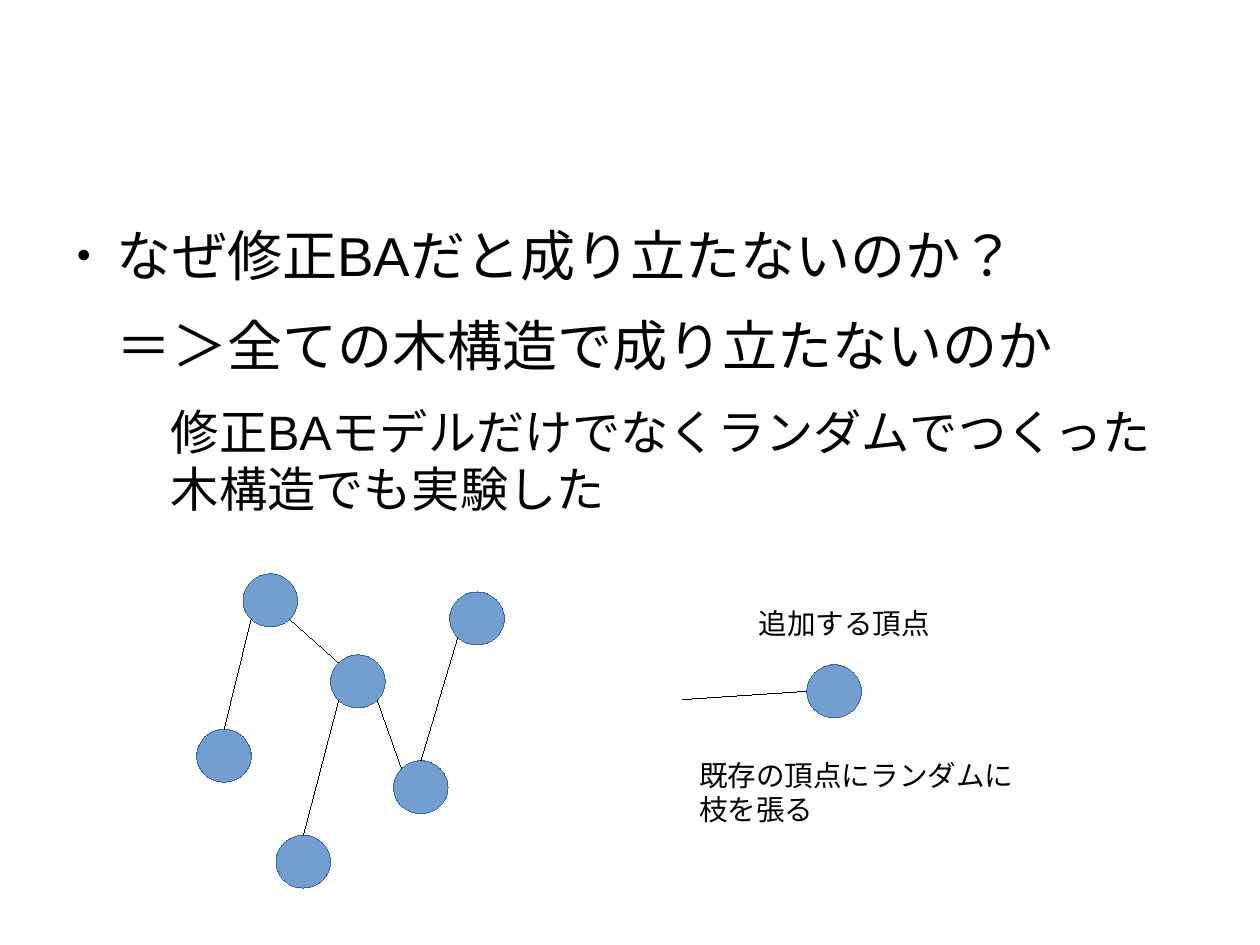
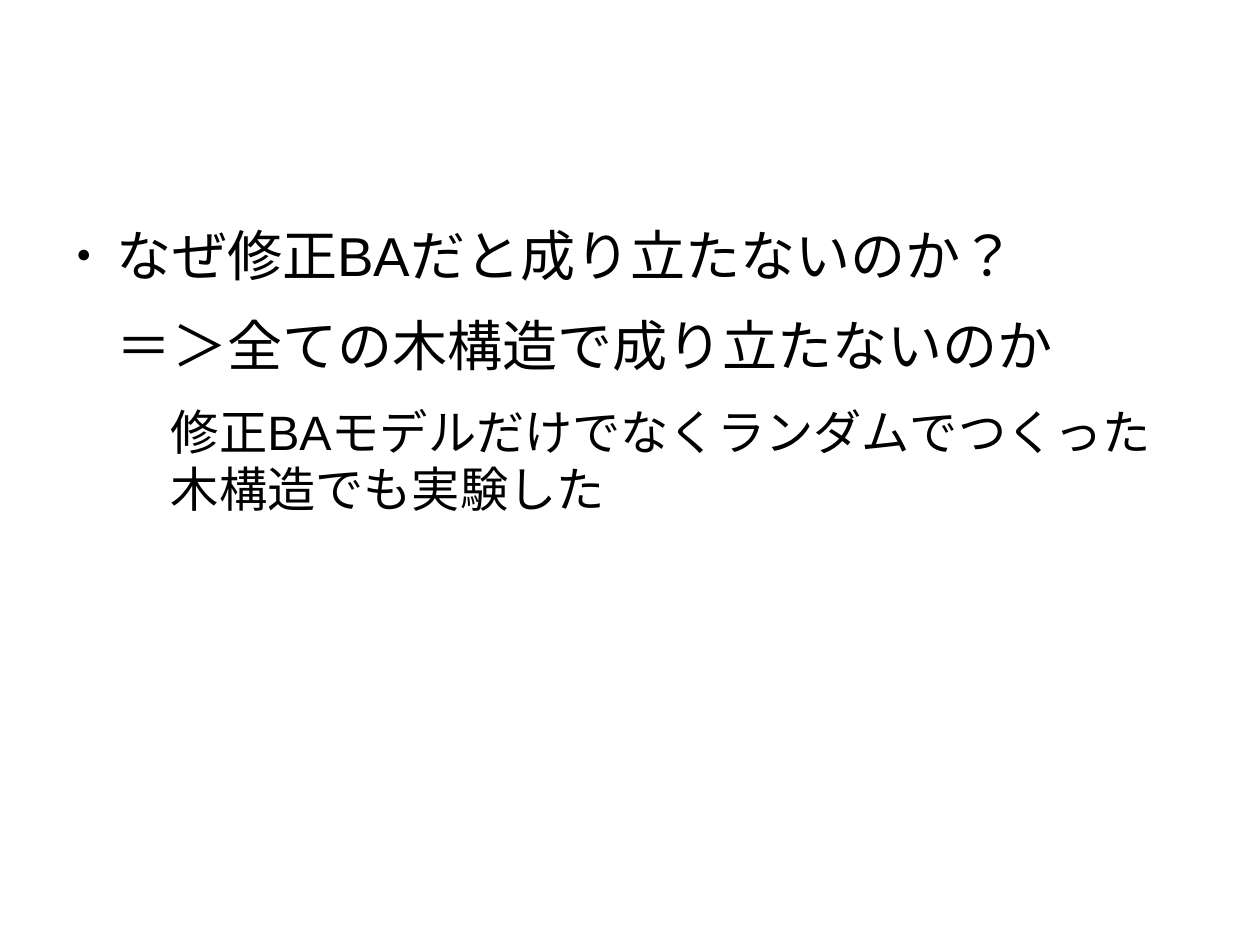
Before and after one commit to awesomest/NetWork_g-2015, a slide deck: slide 39 of 中間発表.odp (slide 37 before the commit). Drawn at 1260x945 pixels with LibreOffice and Linux fonts; fonts in the diff are those of the drawing; background and template pictures are left out. Boxes give left, top, right and bottom in pixels: in the first picture for what was removed or moved away, otherwise in the second. Text is boxed around its words. In the diff, an @@ line names an element or a change of style, - is before the commit and + after.

```diff
--- a/中間発表.odp
+++ b/中間発表.odp
@@ ellipse removed at (244, 574, 298, 627) @@
@@ ellipse removed at (450, 592, 505, 645) @@
@@ line removed from (252, 620) to (224, 729) @@
@@ line removed from (289, 620) to (338, 663) @@
@@ text removed at (759, 610, 930, 636) @@
-追加する頂点
@@ ellipse removed at (330, 655, 385, 708) @@
@@ line removed from (421, 761) to (458, 637) @@
@@ ellipse removed at (807, 665, 862, 718) @@
@@ line removed from (338, 700) to (303, 836) @@
@@ line removed from (377, 700) to (401, 768) @@
@@ line removed from (807, 692) to (683, 700) @@
@@ ellipse removed at (197, 729, 252, 782) @@
@@ ellipse removed at (393, 761, 448, 814) @@
@@ text removed at (699, 762, 1013, 823) @@
-既存の頂点にランダムに枝を張る
@@ ellipse removed at (277, 836, 332, 888) @@
```
Also in this commit, not shown: 13 other slides changed, 9 slides added.
